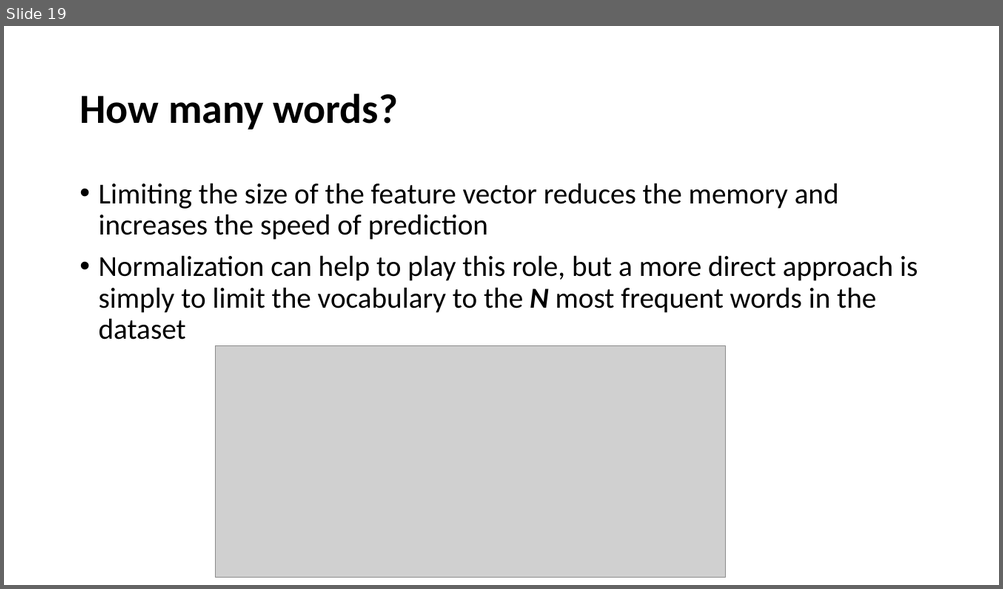
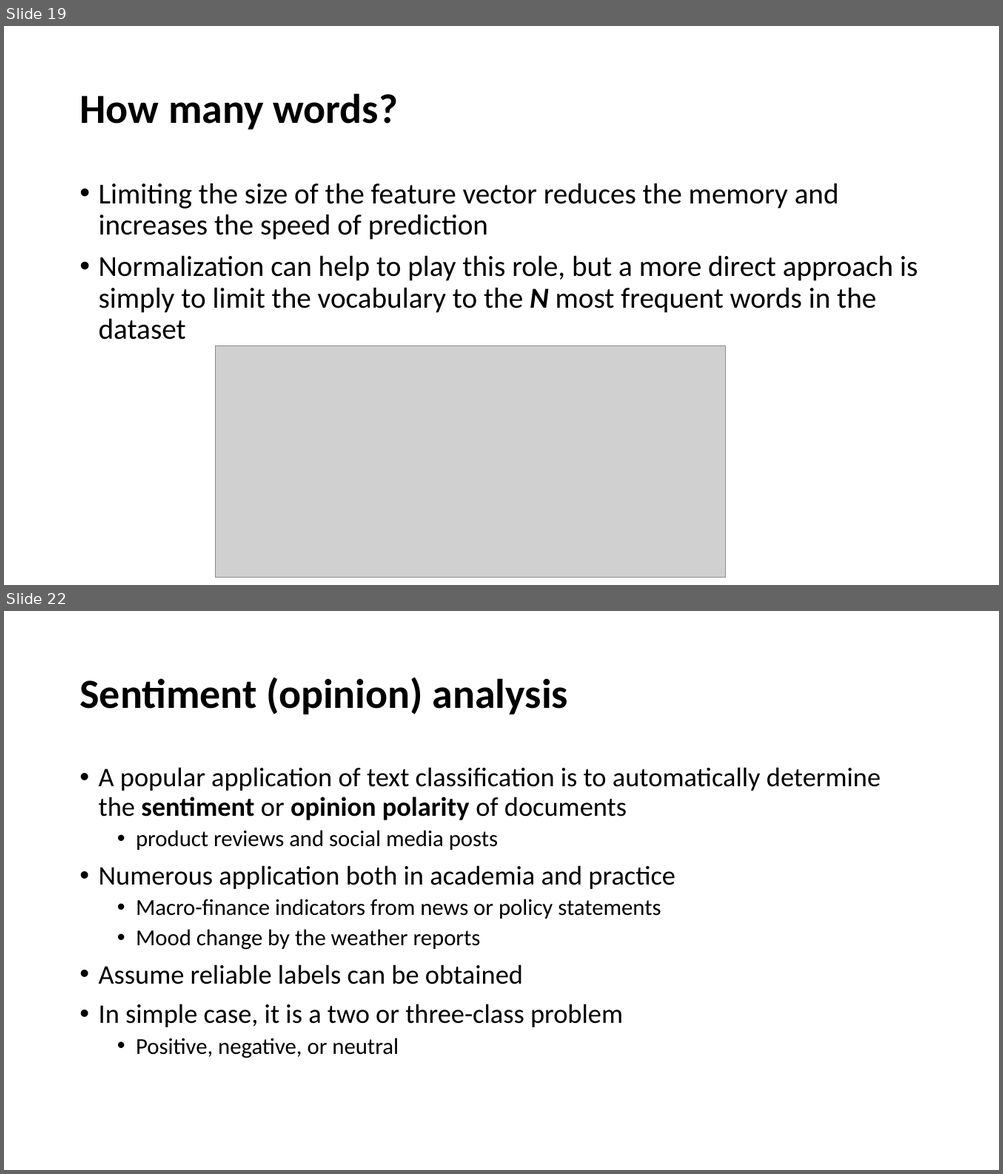
Before and after one commit to YeabinMoonEcon/BUS211, a slide deck: BUS243_NLP/lecture_notes/Lecture2.pptx. Shown one above the other, each under a label of ours: slide 19 before the commit, slides 19 and 22 after it; the slides between them are not shown. The pictures are 1003x589 and 1003x1174 pixels, drawn with LibreOffice and Linux fonts; fonts in the diff are those of the drawing; grey boxes stand for pictures. Boxes give left, top, right and bottom in pixels: in the first picture for what was removed or moved away, otherwise in the second. Text is boxed around its words. In the diff, an @@ line names an element or a change of style, - is before the commit and + after.

```diff
--- a/BUS243_NLP/lecture_notes/Lecture2.pptx
+++ b/BUS243_NLP/lecture_notes/Lecture2.pptx
@@ slide 22 added at (4, 611, 999, 1170), background #FFFFFF @@
@@ title added at (79, 677, 568, 715), 40 pt, text #000000, bold @@
+Sentiment (opinion) analysis
@@ text added at (99, 767, 880, 1059), 26 pt, text #000000 @@
+• A popular application of text classification is to automatically determine the sentiment or opinion polarity of documents
+  • product reviews and social media posts
+• Numerous application both in academia and practice
+  • Macro-finance indicators from news or policy statements
+  • Mood change by the weather reports
+• Assume reliable labels can be obtained
+• In simple case, it is a two or three-class problem
+  • Positive, negative, or neutral
```
Also in this commit, not shown: 2 slides changed, 10 other slides added, 2 slides removed, 3 other files.
